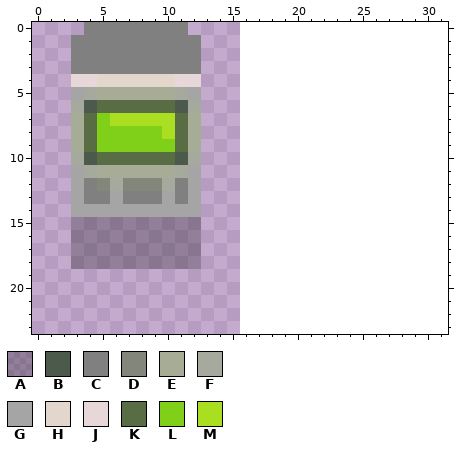
Edited in one commit: pixel-art sprite (assets/targets/target.png). The picture above was drawn from the file before the commit.
The file is 16x24 pixels. Pixels under 10% opacity are left out. The old version is drawn lined up with the new one, on the new canvas.
Palette (. is transparent): A #00000040  B #4b5a4a  C #808080  D #83867a  E #a6ac95  F #a5a99e  G #a5a5a6  H #e3d7cd  J #e7d7d8  K #586d44  L #80d019  M #aadf21
Pixels before, first column x 3:
 0 .CCCCCCCC.
 1 CCCCCCCCCC
 2 CCCCCCCCCC
 3 CCCCCCCCCC
 4 JJHHHHHHJJ
 5 GFEEEEEEFG
 6 FBKKKKKKBF
 7 EKLMMMMMKE
 8 EKLLLLLMKE
 9 EKLLLLLLKE
10 FBKKKKKKBF
11 GFEEEEEEFG
12 GCDFDDDFCG
13 GCCGCCCGCG
14 GGGGGGGGGG
15 AAAAAAAAAA
16 AAAAAAAAAA
17 AAAAAAAAAA
18 AAAAAAAAAA
Once edited:
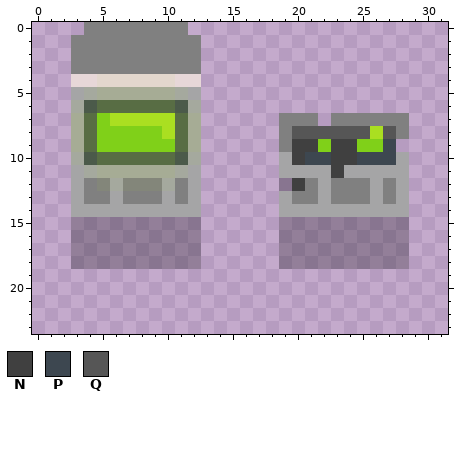
Colours new in this view: N #404040  P #3d4750  Q #565656
The exact change:
canvas 16x24 -> 32x24
Changed rows in their new state; - is an unchanged pixel.
first column x 19:
 7 CCC-CCCCCC
 8 CQQQQQQMQC
 9 CNNLNNLLP-
10 GNPPNNPPPG
11 GGGGNGGGGG
12 ANCGCCCGCG
13 GCCGCCCGCG
14 GGGGGGGGGG
15 AAAAAAAAAA
16 AAAAAAAAAA
17 AAAAAAAAAA
18 AAAAAAAAAA
